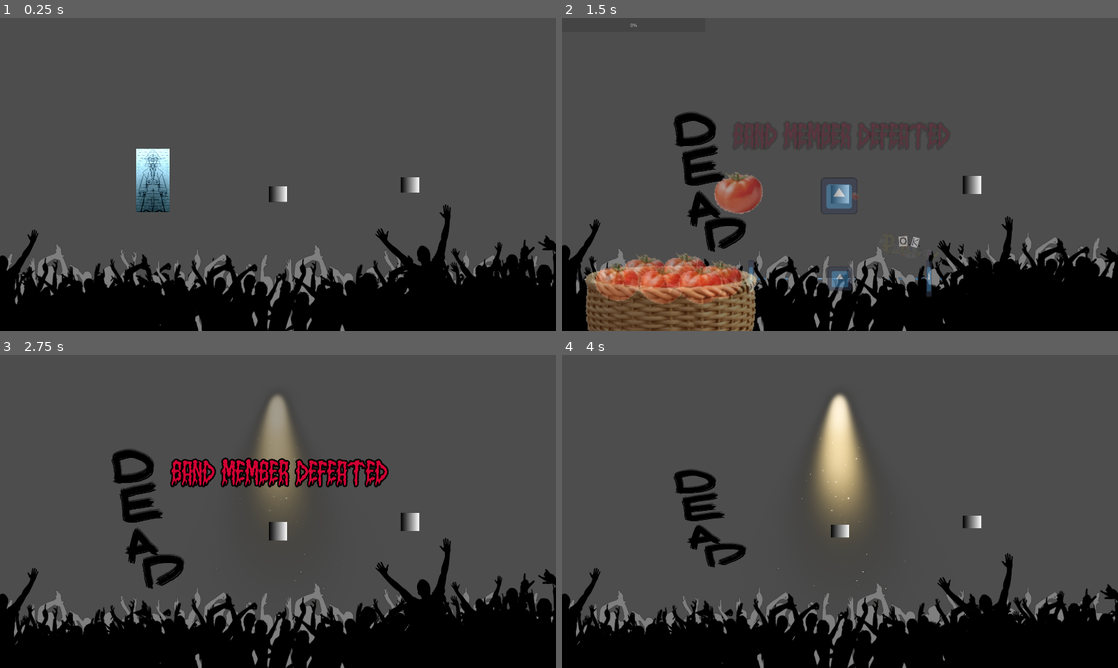
Above: before the commit, frames 1-4 (two rows, left to right).
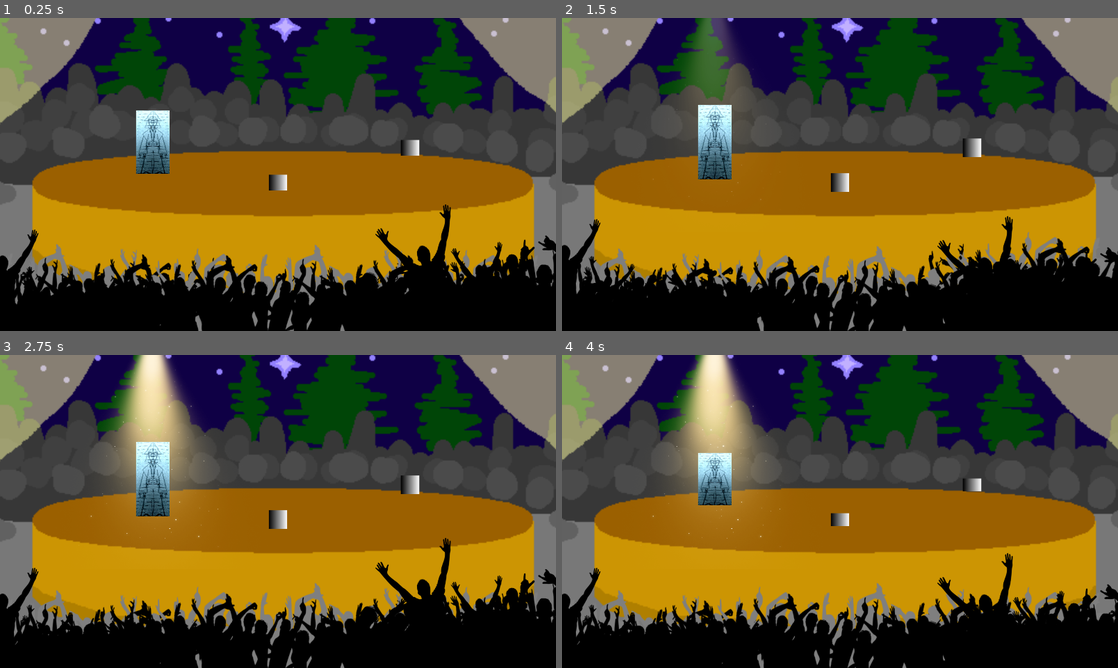
Above: after the commit, the same moments.

Repository: Quarticore/UntitledTomatoGame
Game: Godot game, scene res://scenes/main.tscn
Same seed, same stepped clock (60 frames per second), same inputs: the game is played once before the commit and once after it. The engine's default icon, where the game draws it, is replaced by a stand-in: a white triangle on a blue panel in a dark square. Sound files missing from this copy of the repository are replaced by a short silence.
Inputs (mouse positions are in pixels of both pictures, inside the frame that each line leads up to):
- Up to frame 1 (0.25 s): no input
- Up to frame 2 (1.5 s): move the mouse to (712, 180) at 0.52 s; hold D (InputRight) 0.53-1.28 s; click (712, 180) at 0.6 s; move the mouse to (1117, 255) at 1.27 s; hold A (InputLeft) from 1.28 s (still down); tap S (InputMiddle) at 1.35 s; click (1117, 255) at 1.42 s
- Up to frame 3 (2.75 s): move the mouse to (411, 520) at 2.02 s; release A (InputLeft) at 2.03 s; hold D (InputRight) from 2.03 s (still down); click (411, 520) at 2.1 s
- Up to frame 4 (4 s): move the mouse to (812, 574) at 2.77 s; tap S (InputMiddle) at 2.85 s; click (812, 574) at 2.92 s; move the mouse to (1006, 558) at 3.52 s; release D (InputRight) at 3.53 s; hold A (InputLeft) from 3.53 s (still down); click (1006, 558) at 3.6 s

The runs differ from the first frame. In frame 1, 60% of the frame differs, in the area x 0-100%, y 0-100%; in frame 2, 66%; in frame 3, 66%; in frame 4, 65%.

Commit message:
fix: add stage

Diff:
--- a/scenes/main.tscn
+++ b/scenes/main.tscn
@@ -1,8 +1,9 @@
-[gd_scene load_steps=27 format=3 uid="uid://de4vrd6yr3nho"]
+[gd_scene load_steps=28 format=3 uid="uid://de4vrd6yr3nho"]
 
 [ext_resource type="Script" path="res://assets/scripts/pause.gd" id="1_3bpvp"]
 [ext_resource type="Script" path="res://assets/scripts/selection_manager.gd" id="1_l4jld"]
 [ext_resource type="PackedScene" uid="uid://rf7wiy4b21xh" path="res://scenes/member.tscn" id="2_ak1xx"]
+[ext_resource type="Texture2D" uid="uid://b14rgbknxbngm" path="res://assets/images/stage_background.png" id="3_dtaof"]
 [ext_resource type="PackedScene" uid="uid://cpp7ddhx8pqcf" path="res://scenes/audio_manager.tscn" id="3_m7yqh"]
 [ext_resource type="Script" path="res://assets/scripts/enemy_pattern.gd" id="4_wvsy8"]
 [ext_resource type="PackedScene" uid="uid://d2q3qtuygsylc" path="res://scenes/beat_indicator.tscn" id="4_xrbsb"]
@@ -152,8 +153,13 @@
 [node name="SelectionManager" type="Node" parent="GameContainer/GameViewport"]
 script = ExtResource("1_l4jld")
 
+[node name="Sprite2D" type="Sprite2D" parent="GameContainer/GameViewport"]
+position = Vector2(960, 540)
+scale = Vector2(4, 4)
+texture = ExtResource("3_dtaof")
+
 [node name="Member1" parent="GameContainer/GameViewport" instance=ExtResource("2_ak1xx")]
-position = Vector2(480, 472)
+position = Vector2(480, 340)
 behaviour = SubResource("Resource_yb7fm")
 pos_sprites = Array[Texture2D]([ExtResource("5_psvlr"), ExtResource("6_sw0xo"), ExtResource("7_oerax")])
 defeat_sprite = ExtResource("8_pmdbd")
@@ -162,13 +168,13 @@
 texture = ExtResource("5_sggue")
 
 [node name="Member2" parent="GameContainer/GameViewport" instance=ExtResource("2_ak1xx")]
-position = Vector2(912, 520)
+position = Vector2(912, 480)
 behaviour = SubResource("Resource_yb2n4")
 pos_sprites = Array[Texture2D]([ExtResource("5_psvlr"), ExtResource("6_sw0xo"), ExtResource("7_oerax")])
 defeat_sprite = ExtResource("8_pmdbd")
 
 [node name="Member3" parent="GameContainer/GameViewport" instance=ExtResource("2_ak1xx")]
-position = Vector2(1368, 488)
+position = Vector2(1368, 360)
 behaviour = SubResource("Resource_exxfo")
 pos_sprites = Array[Texture2D]([ExtResource("5_psvlr"), ExtResource("6_sw0xo"), ExtResource("7_oerax")])
 defeat_sprite = ExtResource("8_pmdbd")
Not shown, added: assets/images/bandmember_placeholder_sheet.png.import
Not shown, added: assets/images/stage_background.png.import
